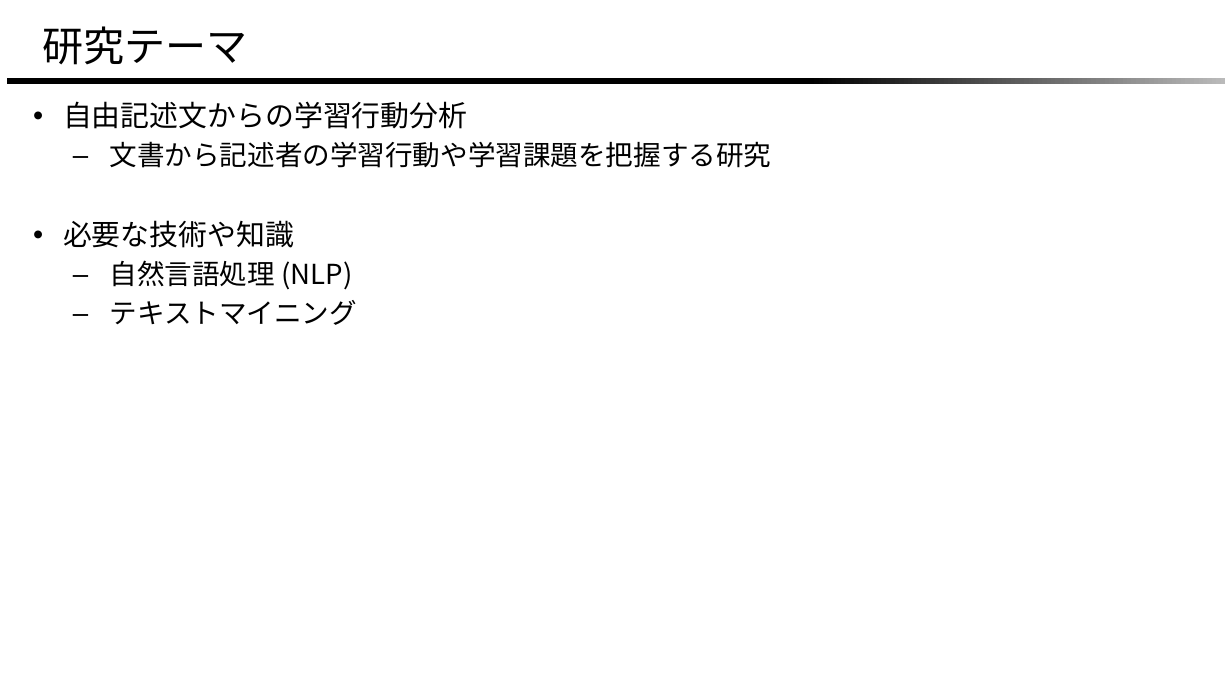
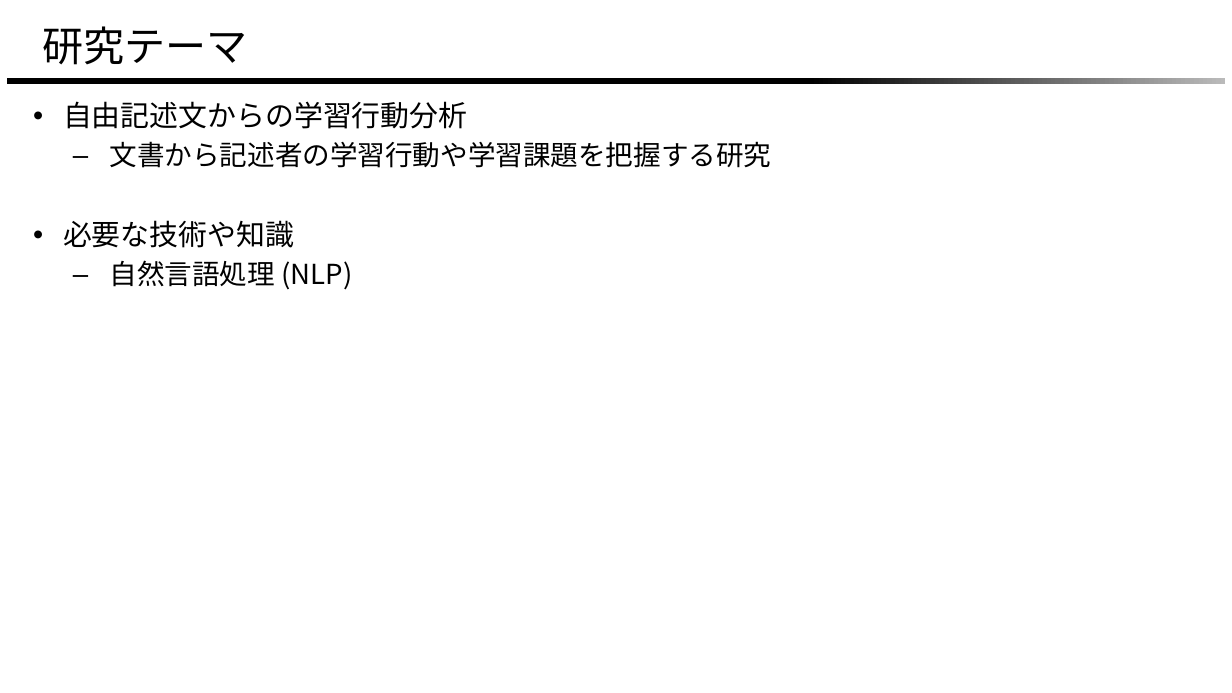
Before and after one commit to masa1357/research, a slide deck: slide 3 of 2023/meeting/0429meeting/0429meeting.pptx. Drawn at 1232x693 pixels with LibreOffice and Linux fonts; fonts in the diff are those of the drawing; background and template pictures are left out. Boxes give left, top, right and bottom in pixels: in the first picture for what was removed or moved away, otherwise in the second. Text is boxed around its words. In the diff, an @@ line names an element or a change of style, - is before the commit and + after.

```diff
--- a/2023/meeting/0429meeting/0429meeting.pptx
+++ b/2023/meeting/0429meeting/0429meeting.pptx
@@ text at (x1=110, y1=300, x2=357, y2=325): paragraph removed @@
-  – テキストマイニング
```
Also in this commit, not shown: 3 other slides changed, 7 slides added, 3 slides removed, 5 other files.
